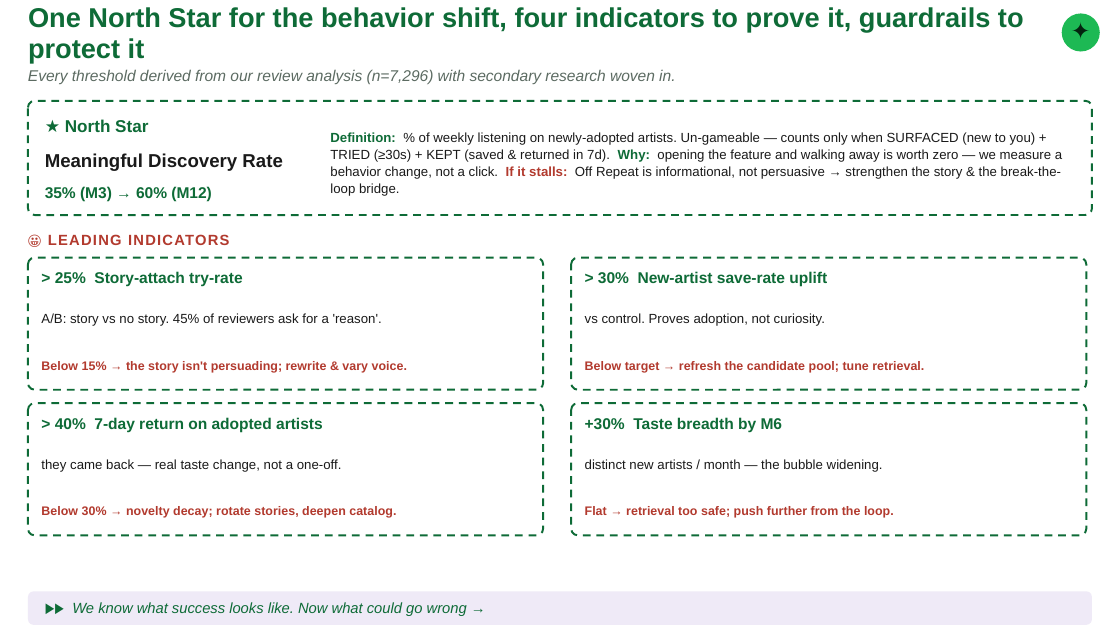
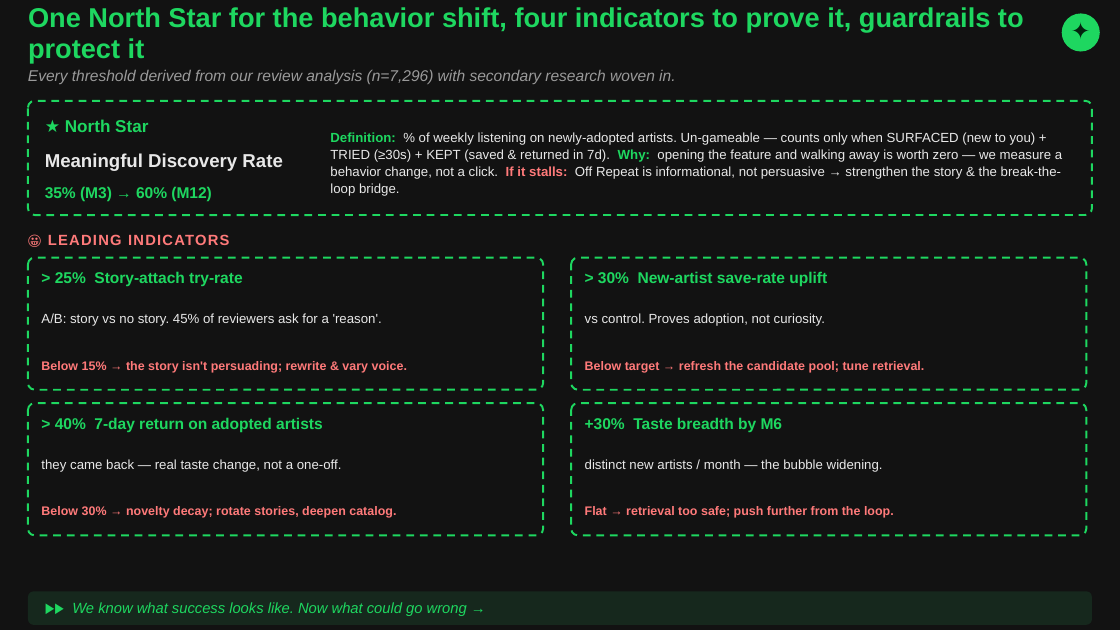
Before and after one commit to nityagupta25/spotify-discovery-engine, a slide deck: slide 9 of Off_Repeat_Deck_TopFellow.pptx. Drawn at 1120x630 pixels with LibreOffice and Linux fonts; fonts in the diff are those of the drawing. Boxes give left, top, right and bottom in pixels: in the first picture for what was removed or moved away, otherwise in the second. Text is boxed around its words. In the diff, an @@ line names an element or a change of style, - is before the commit and + after.

```diff
--- a/Off_Repeat_Deck_TopFellow.pptx
+++ b/Off_Repeat_Deck_TopFellow.pptx
@@ background #FFFFFF to #121212 @@
@@ ellipse at bbox=[1062, 13, 1100, 52]: fill #1DB954 to #1ED760 @@
@@ text "Every threshold derived from our ..." at bbox=[28, 70, 675, 84]: text colour #5C6B62 to #9A9A9A @@
@@ text "Definition: % of weekly listening ..." at bbox=[330, 132, 1062, 196]: text colour #0E6B37 to #1ED760 in "Definition: Why:"; text colour #1A1A1A to #E8E8E8; text colour #B23A2E to #FF7A7A in "If it stalls:" @@
@@ fill #FFFFFF to #121212; outline #0E6B37 1.25 pt dashed to #1ED760 1.25 pt dashed in 5 elements at bbox=[28, 101, 1092, 215], bbox=[28, 258, 543, 390], bbox=[571, 258, 1086, 390], bbox=[28, 403, 543, 535], bbox=[571, 403, 1086, 535] @@
@@ text colour #1A1A1A to #E8E8E8 in 5 elements at bbox=[45, 153, 282, 171], bbox=[41, 313, 382, 326], bbox=[585, 313, 825, 326], bbox=[41, 459, 342, 472], bbox=[585, 459, 883, 472] @@
@@ text colour #B23A2E to #FF7A7A in 5 elements at bbox=[48, 234, 229, 245], bbox=[41, 361, 407, 373], bbox=[585, 361, 924, 373], bbox=[41, 506, 396, 518], bbox=[585, 506, 894, 518] @@
@@ rounded rectangle at bbox=[28, 591, 1092, 625]: fill #EFEAF7 to #16281D @@
@@ text colour #0E6B37 to #1ED760 in 8 elements at bbox=[28, 7, 1024, 63], bbox=[65, 119, 148, 132], bbox=[45, 186, 211, 201], bbox=[55, 271, 243, 286], bbox=[598, 271, 827, 287], bbox=[55, 417, 323, 432], bbox=[585, 417, 783, 432], bbox=[72, 602, 467, 616] @@
```
Also in this commit, not shown: 9 other slides changed, 2 other files.
